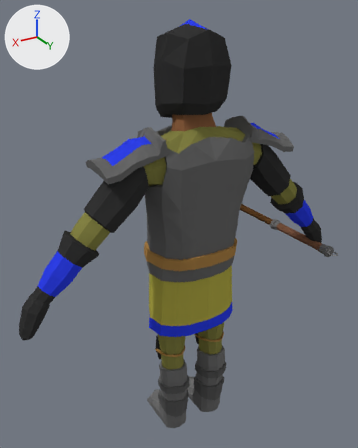
Two versions of the Blender file Models/Mid_Knight.blend, one commit apart.
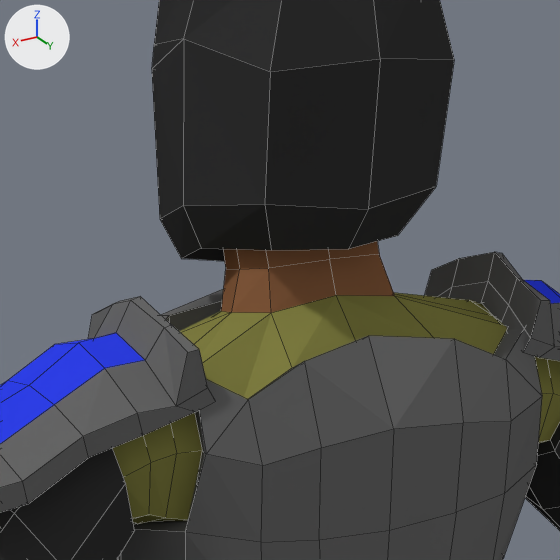
Old and new are each drawn whole from a 50 mm lens placed at (0.505, 0.801, 0.894), pointed at (-0.051, -0.126, 0.431) and again close up on the part from 32% to 72% of the width and 11% to 44% of the height. The axes (+X, +Y, +Z) are drawn at upper left. The lights are the same throughout. The close-ups show mesh edges as thin lines.

In view in the first close-up: 'LightKnight1.001'.
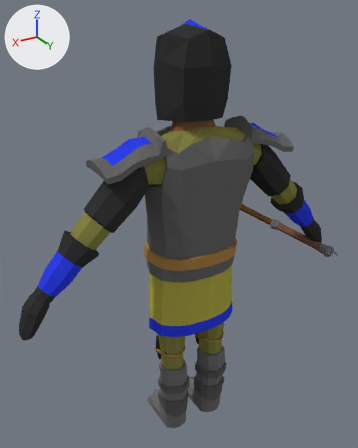
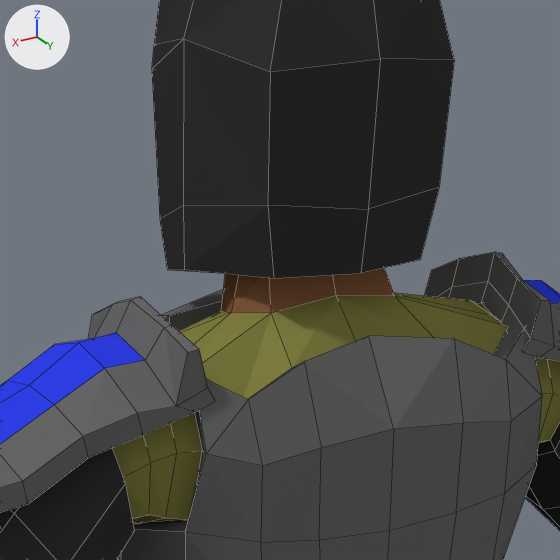
What changed in the scene script:
```text
Change me_mid_knight:
    where me_mid_knight.from_pydata(...)  # 1576 vertices, 1534 faces; spans x -0.37..0.37, y -0.085..0.089, z -0.008..0.881
    used by ob_lightknight1_001; location = (0.0, 0.0, 0.0)
    me_mid_knight part 1
    me_mid_knight.vertices[124].co: (0.047, 0.05, 0.747) -> (0.047, 0.052, 0.747)  # pixel (264, 204) -> pixel (267, 204)
    me_mid_knight.vertices[131].co: (0.046, -0.011, 0.717) -> (0.055, -0.011, 0.708)  # pixel (201, 248) -> pixel (184, 269)
    me_mid_knight.vertices[132].co: (0.037, -0.048, 0.705) -> (0.042, -0.054, 0.698)  # pixel (181, 258) -> pixel (167, 269)
    me_mid_knight.vertices[133].co: (0.036, 0.036, 0.723) -> (0.041, 0.047, 0.712)  # pixel (271, 250) -> pixel (273, 278)
    me_mid_knight.vertices[899].co: (-0.047, 0.05, 0.747) -> (-0.047, 0.052, 0.747)  # pixel (436, 186) -> pixel (439, 187)
    me_mid_knight.vertices[916].co: (-0.046, -0.011, 0.717) -> (-0.055, -0.011, 0.708)
    me_mid_knight.vertices[917].co: (-0.037, -0.048, 0.705) -> (-0.042, -0.054, 0.698)
    me_mid_knight.vertices[918].co: (-0.036, 0.036, 0.723) -> (-0.041, 0.047, 0.712)  # pixel (397, 235) -> pixel (420, 259)
    me_mid_knight.vertices[919].co: (0.0, 0.047, 0.721) -> (0.0, 0.058, 0.712)  # pixel (348, 249) -> pixel (360, 273)
    me_mid_knight.vertices[920].co: (0.0, -0.053, 0.698) -> (0.0, -0.059, 0.691)
```

Where the change shows, as pixel boxes [x1, y1, x2, y2] in the close-ups (560 x 560 px; the box of a moved part takes in the faces that stretch with it):
part 1 of me_mid_knight, moved or reshaped: before [160, 39, 454, 261]; after [160, 39, 454, 278]
